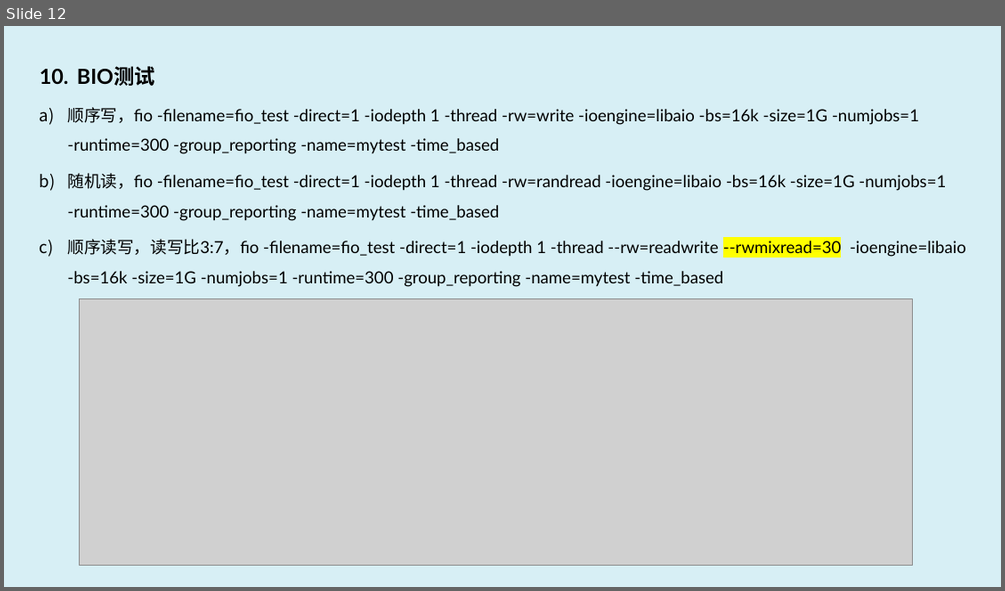
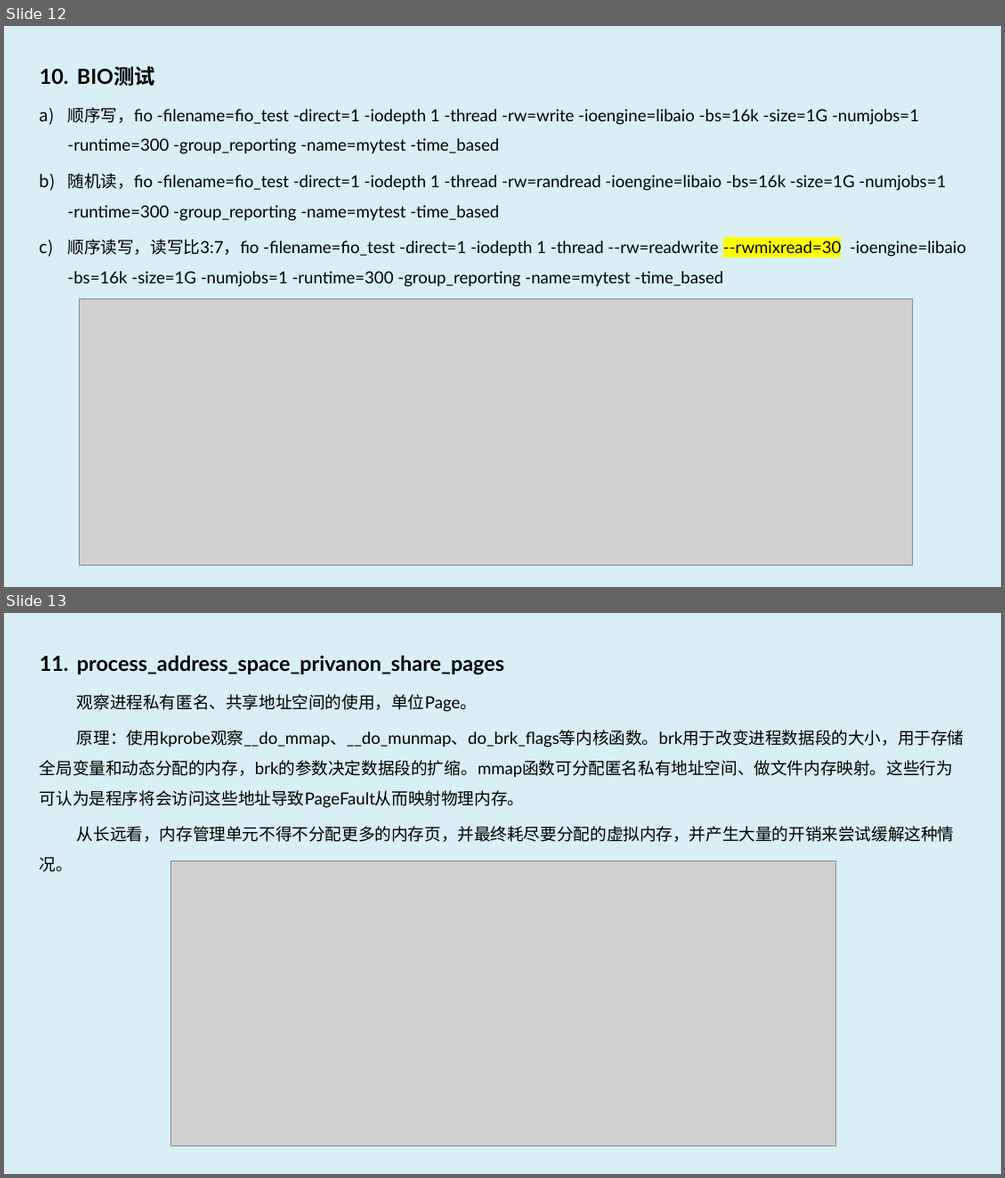
Before and after one commit to luxingwen/x-monitor, a slide deck: doc/x-monitor.eBPF Observe & Profiling.pptx. Shown one above the other, each under a label of ours: slide 12 before the commit, slides 12 and 13 after it. The pictures are 1005x591 and 1005x1178 pixels, drawn with LibreOffice and Linux fonts; fonts in the diff are those of the drawing; grey boxes stand for pictures. Boxes give left, top, right and bottom in pixels: in the first picture for what was removed or moved away, otherwise in the second. Text is boxed around its words. In the diff, an @@ line names an element or a change of style, - is before the commit and + after.

```diff
--- a/doc/x-monitor.eBPF Observe & Profiling.pptx
+++ b/doc/x-monitor.eBPF Observe & Profiling.pptx
@@ slide 13 added at bbox=[4, 613, 1001, 1174], background #D7EFF5 @@
@@ text added at bbox=[40, 655, 964, 872], 16 pt, text #000000 @@
+11. process_address_space_privanon_share_pages
+观察进程私有匿名、共享地址空间的使用，单位Page。
+原理：使用kprobe观察__do_mmap、__do_munmap、do_brk_flags等内核函数。brk用于改变进程数据段的大小，用于存储全局变量和动态分配的内存，brk的参数决定数据段的扩缩。mmap函数可分配匿名私有地址空间、做文件内存映射。这些行为可认为是程序将会访问这些地址导致PageFault从而映射物理内存。
+从长远看，内存管理单元不得不分配更多的内存页，并最终耗尽要分配的虚拟内存，并产生大量的开销来尝试缓解这种情况。
@@ picture added at bbox=[171, 861, 836, 1146] @@
```
Also in this commit, not shown: 2 slides changed, 5 other files.
